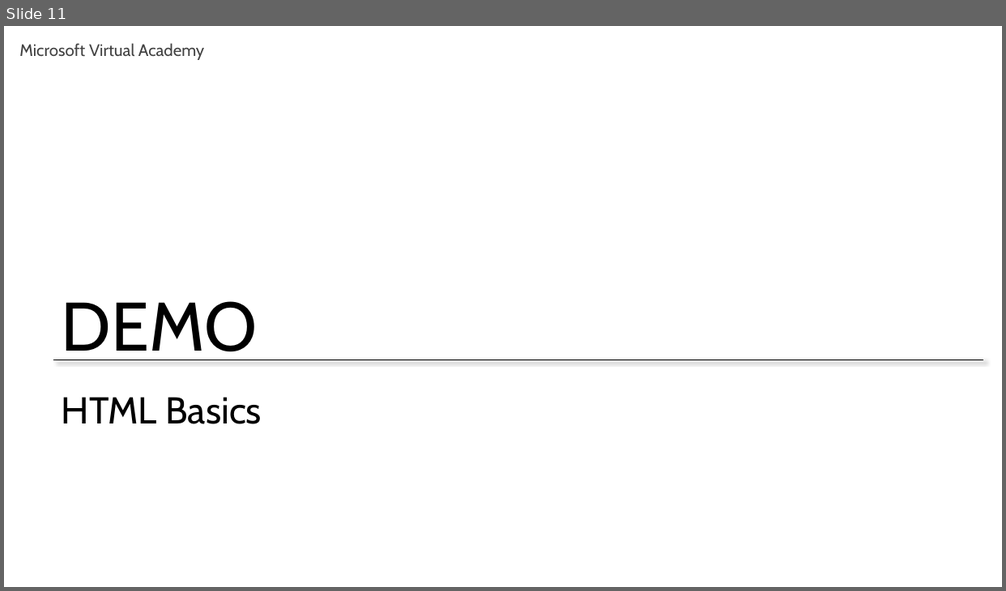
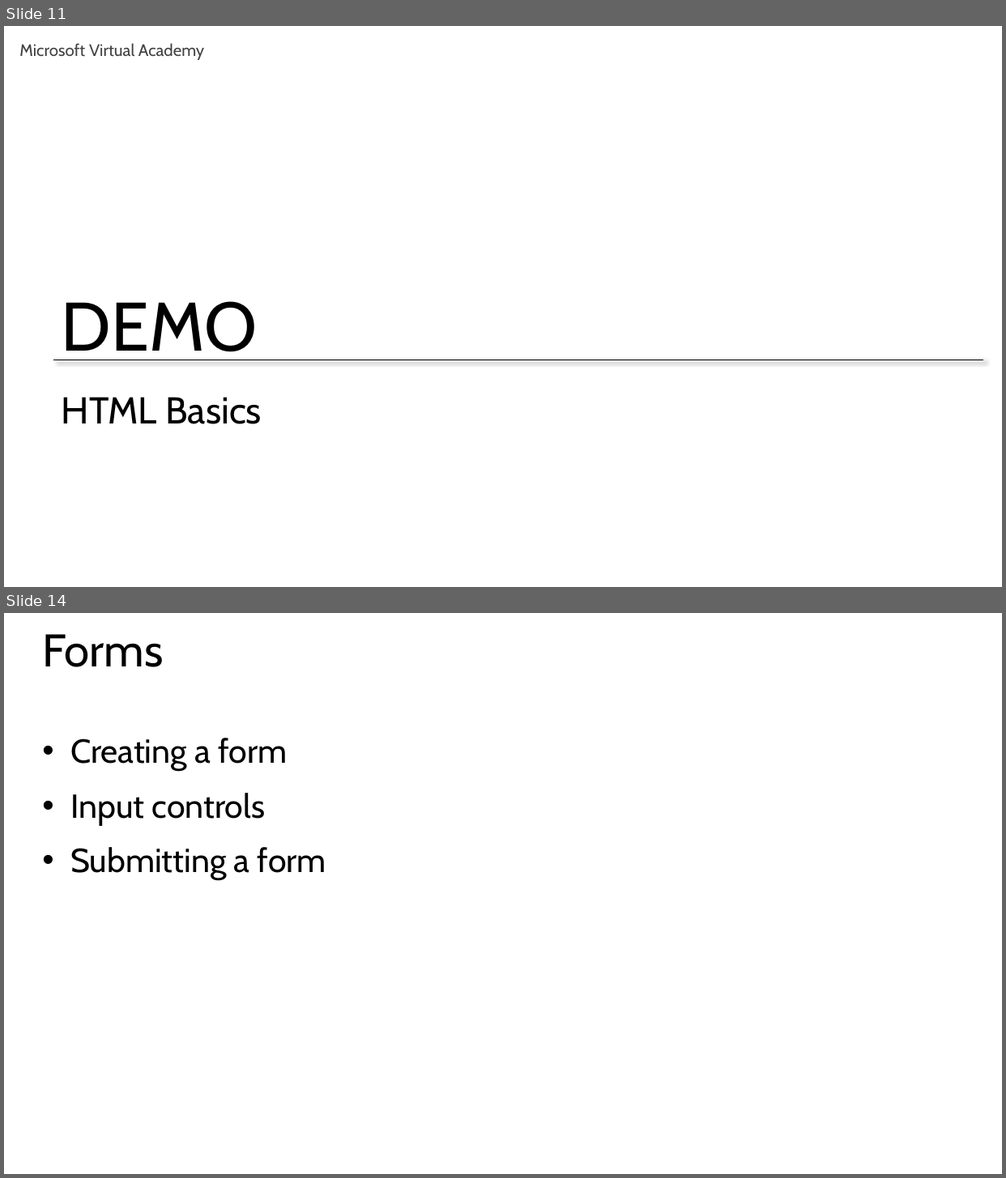
Before and after one commit to GeekTrainer/Flask, a slide deck: Slides/Module 3 - Creating an interface.pptx. Shown one above the other, each under a label of ours: slide 11 before the commit, slides 11 and 14 after it; the slides between them are not shown. The pictures are 1006x591 and 1006x1178 pixels, drawn with LibreOffice and Linux fonts; fonts in the diff are those of the drawing. Boxes give left, top, right and bottom in pixels: in the first picture for what was removed or moved away, otherwise in the second. Text is boxed around its words. In the diff, an @@ line names an element or a change of style, - is before the commit and + after.

```diff
--- a/Slides/Module 3 - Creating an interface.pptx
+++ b/Slides/Module 3 - Creating an interface.pptx
@@ slide 14 added at [4, 613, 1002, 1174], background #FFFFFF @@
@@ title added at [43, 634, 164, 667], 44 pt, text #000000 @@
+Forms
@@ text added at [70, 738, 326, 880], 32 pt, text #000000 @@
+• Creating a form
+• Input controls
+• Submitting a form
```
Also in this commit, not shown: 1 slide changed, 19 other slides added.
